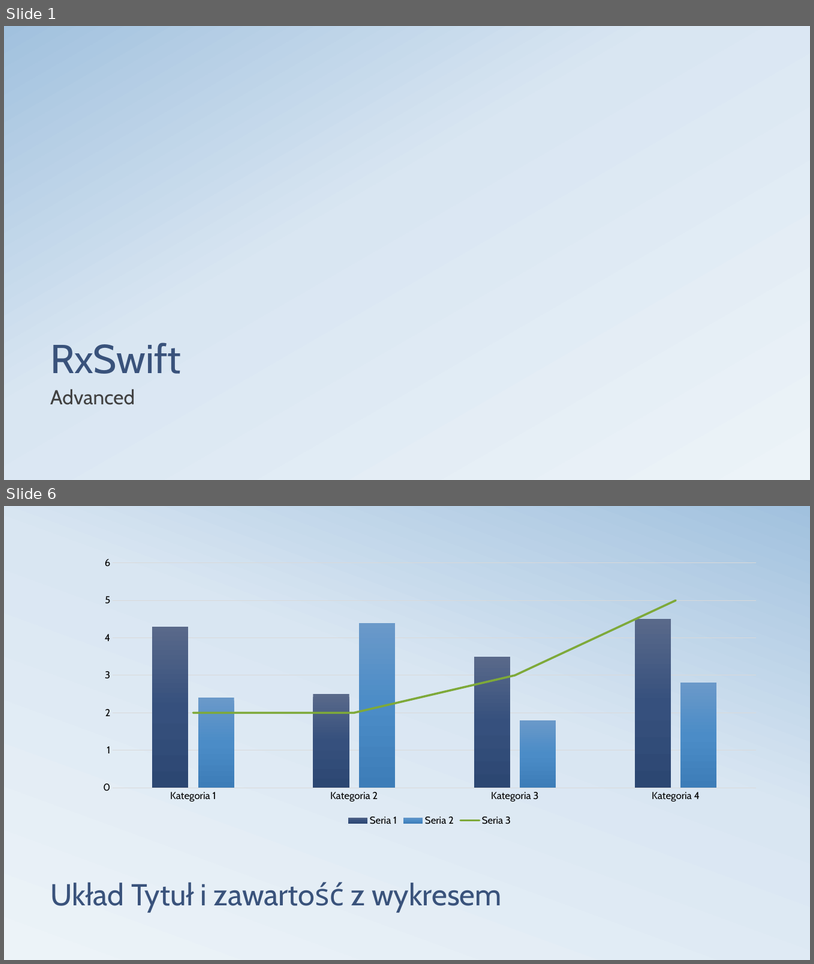
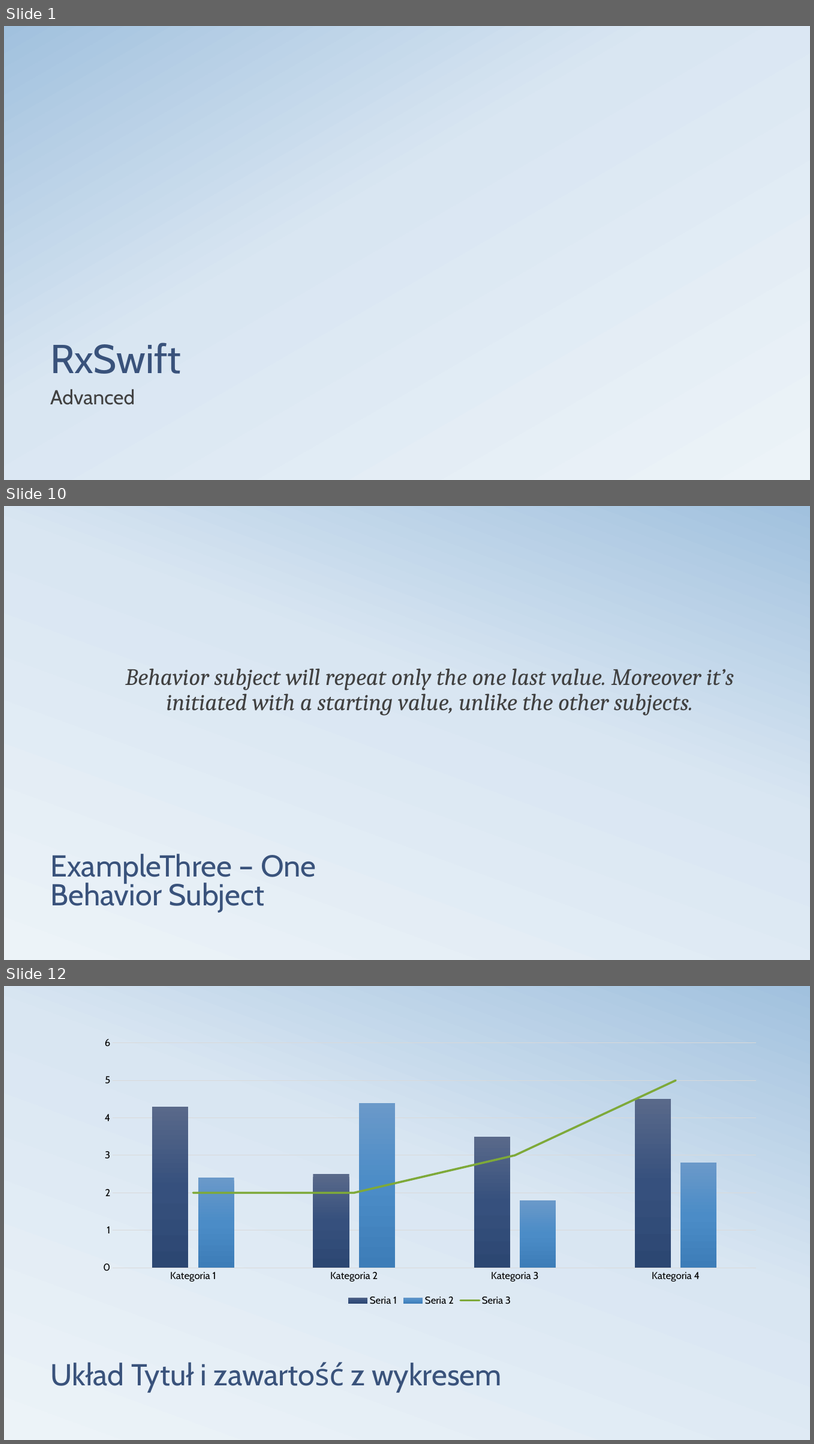
Before and after one commit to Kamajabu/RxSKM, a slide deck: Presentation.pptx. Shown one above the other, each under a label of ours: slides 1 and 6 before the commit, slides 1, 10 and 12 after it; the slides between them are not shown. The pictures are 814x964 and 814x1444 pixels, drawn with LibreOffice and Linux fonts; fonts in the diff are those of the drawing; background and template pictures are left out. Boxes give left, top, right and bottom in pixels: in the first picture for what was removed or moved away, otherwise in the second. Text is boxed around its words. In the diff, an @@ line names an element or a change of style, - is before the commit and + after.

Commit message:
Updating examples and presentation

```diff
--- a/Presentation.pptx
+++ b/Presentation.pptx
@@ slide 10 added at (x1=4, y1=506, x2=810, y2=960), background gradient #ECF3F8 to #D9E6F2 to #A1C1DE @@
@@ text added at (x1=125, y1=668, x2=734, y2=715), 28 pt, text #404040, italic @@
+Behavior subject will repeat only the one last value. Moreover it’s initiated with a starting value, unlike the other subjects.
@@ title added at (x1=50, y1=853, x2=316, y2=912), 36 pt, text #39527B @@
+ExampleThree – One
+Behavior Subject
@@ what was slide 6 is now slide 12 @@
```
Also in this commit, not shown: 4 slides changed, 5 other slides added, 5 other files.
